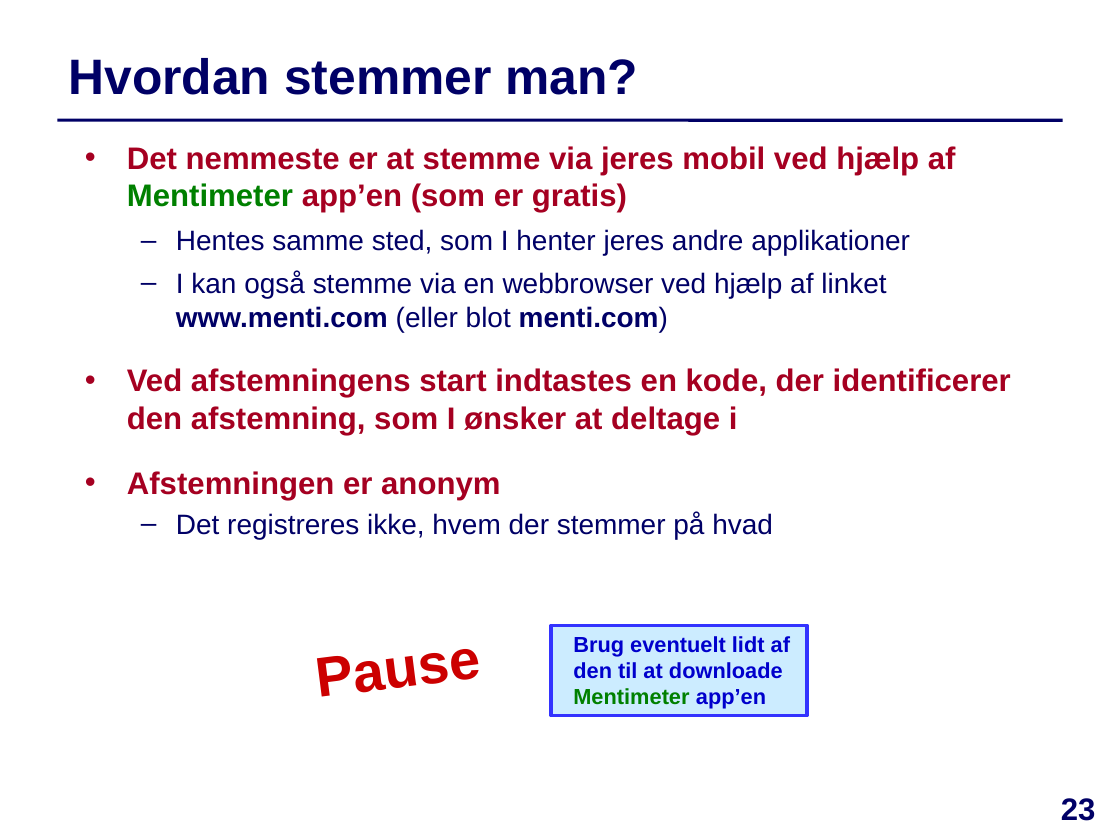
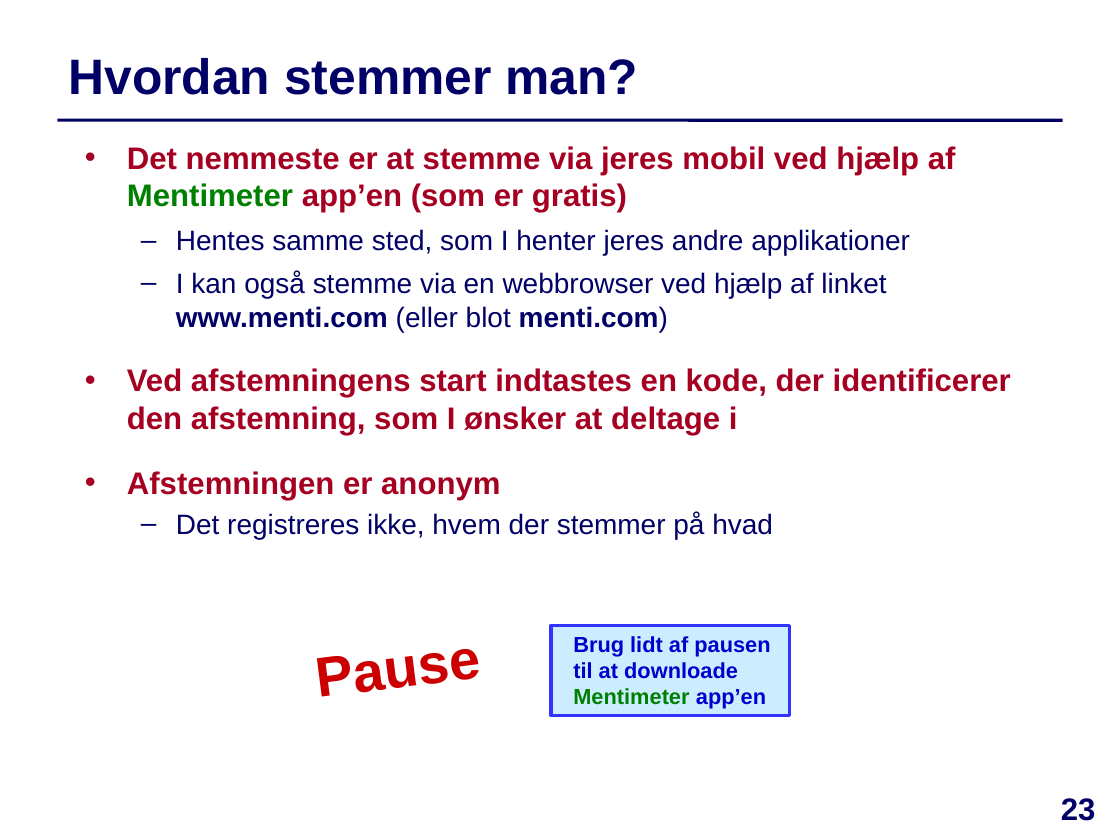
Before and after one commit to IntProgAU/Materiale, a slide deck: slide 23 of web/e23/uge_2a/Slides-Uge2-Mandag.pptx. Drawn at 1120x840 pixels with LibreOffice and Linux fonts; fonts in the diff are those of the drawing. Boxes give left, top, right and bottom in pixels: in the first picture for what was removed or moved away, otherwise in the second. Text is boxed around its words. In the diff, an @@ line names an element or a change of style, - is before the commit and + after.

```diff
--- a/web/e23/uge_2a/Slides-Uge2-Mandag.pptx
+++ b/web/e23/uge_2a/Slides-Uge2-Mandag.pptx
@@ rectangle "Brug lidt af pausen til ...": place and size @@
-rectangle "Brug lidt af pausen til ..." at [551, 625, 806, 716]
+rectangle "Brug lidt af pausen til ..." at [551, 625, 790, 716]
@@ text in rectangle at [573, 636, 770, 709]: text changed @@
-  Brug eventuelt lidt af den til at downloade Mentimeter app’en
+  Brug lidt af pausen til at downloade Mentimeter app’en
```
Also in this commit, not shown: 4 other slides changed, 1 slide removed, 2 other files.
